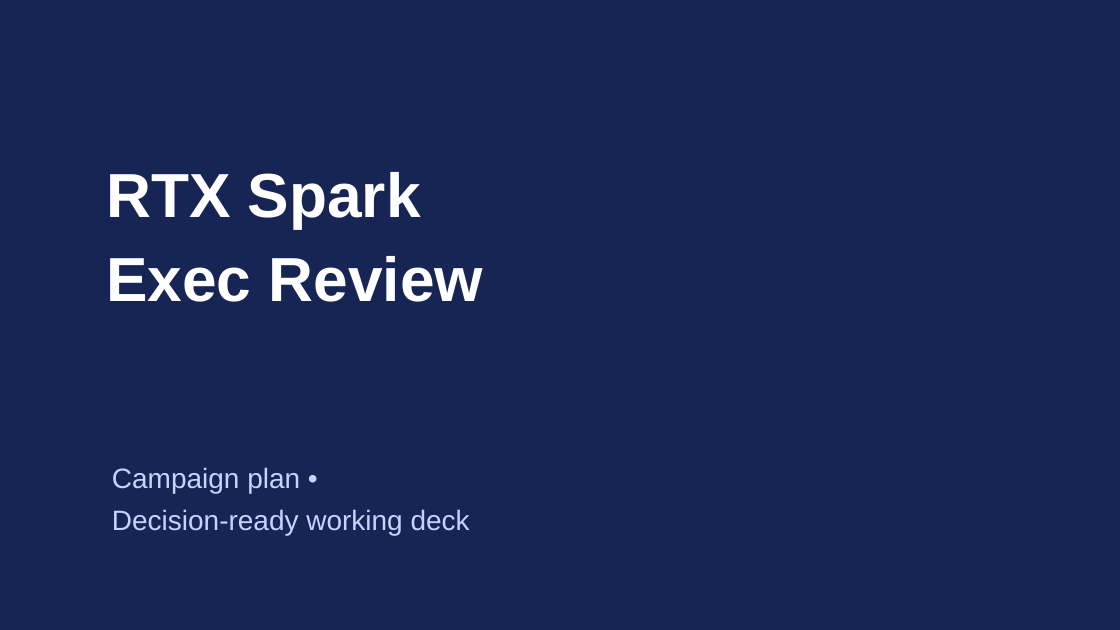
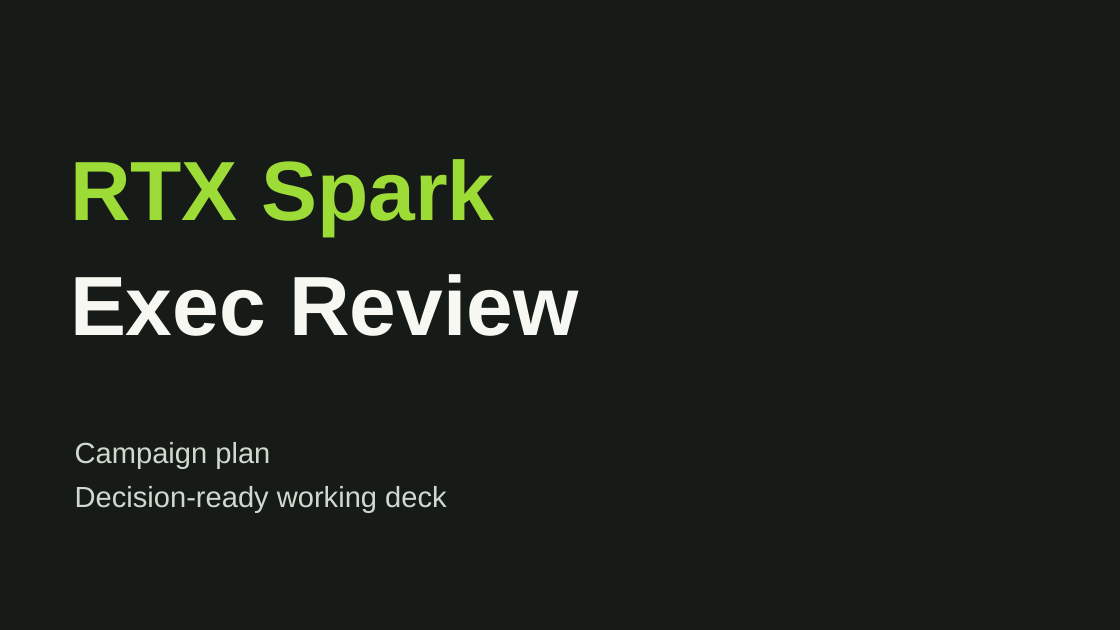
Before and after one commit to CalebJKim/chief-of-staff-agent, a slide deck: slide 1 of demo/templates/rtx-spark-exec-review.pptx. Drawn at 1120x630 pixels with LibreOffice and Linux fonts; fonts in the diff are those of the drawing. Boxes give left, top, right and bottom in pixels: in the first picture for what was removed or moved away, otherwise in the second. Text is boxed around its words. In the diff, an @@ line names an element or a change of style, - is before the commit and + after.

```diff
--- a/demo/templates/rtx-spark-exec-review.pptx
+++ b/demo/templates/rtx-spark-exec-review.pptx
@@ background #172554 to #171B18 @@
@@ text "RTX Spark": place and size @@
-text "RTX Spark" at [106, 172, 483, 302]
+text "RTX Spark" at [70, 159, 578, 336]
@@ text "RTX Spark" at [70, 159, 578, 336]: size 40 to 54 pt; text colour #FFFFFF to #9DDB37 in "RTX Spark"; text colour #FFFFFF to #F6F8F1 in "Exec Review"; line spacing 1.05 to 1.08 @@
@@ text at [75, 442, 270, 468]: text changed; size 18 to 18.8 pt; text colour #C7D2FE to #D0D9CD @@
-Campaign plan •
+Campaign plan
@@ text "Campaign plan": place and size @@
-text "Campaign plan" at [112, 467, 470, 535]
+text "Campaign plan" at [75, 442, 446, 512]
@@ text at [75, 486, 446, 512]: size 18 to 18.8 pt, text colour #C7D2FE to #D0D9CD in "Decision-ready working deck"; line spacing 1.05 to 1.08 @@
```
Also in this commit, not shown: 5 other slides changed, 4 slides added, 4 slides removed, 26 other files.
